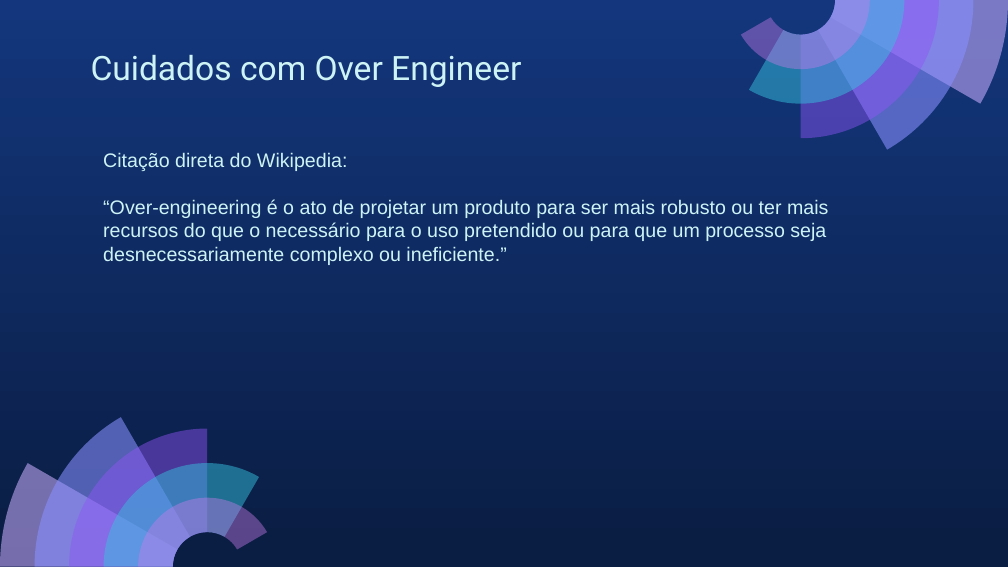
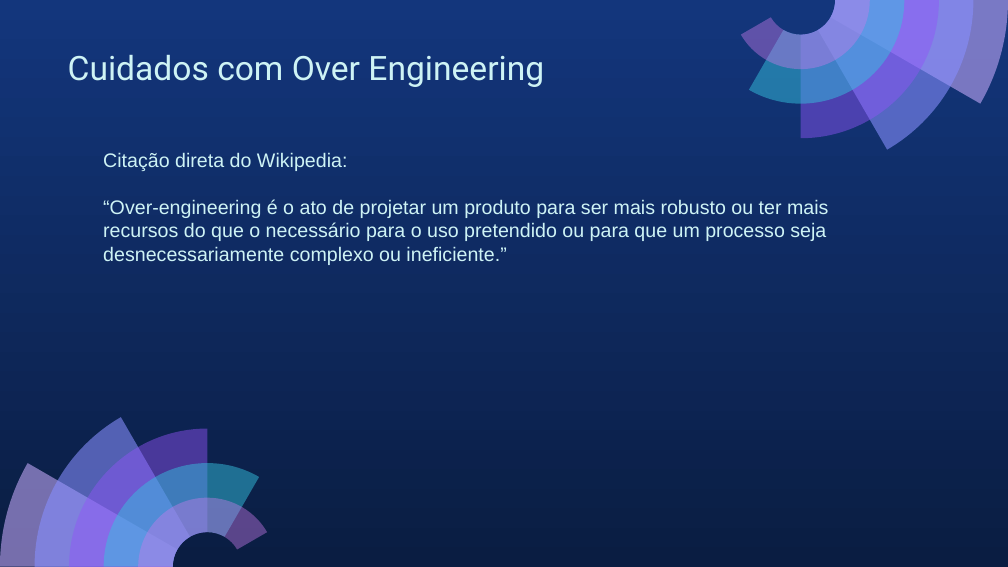
Before and after one commit to victor-lustosa/architectural-patterns, a slide deck: slide 13 of docs/architectural_patterns.pptx. Drawn at 1008x567 pixels with LibreOffice and Linux fonts; fonts in the diff are those of the drawing. Boxes give left, top, right and bottom in pixels: in the first picture for what was removed or moved away, otherwise in the second. Text is boxed around its words. In the diff, an @@ line names an element or a change of style, - is before the commit and + after.

```diff
--- a/docs/architectural_patterns.pptx
+++ b/docs/architectural_patterns.pptx
@@ title at [68,55,544,87]: text changed @@
-Cuidados com Over Engineer
+Cuidados com Over Engineering
```
Also in this commit, not shown: 13 other slides changed.
